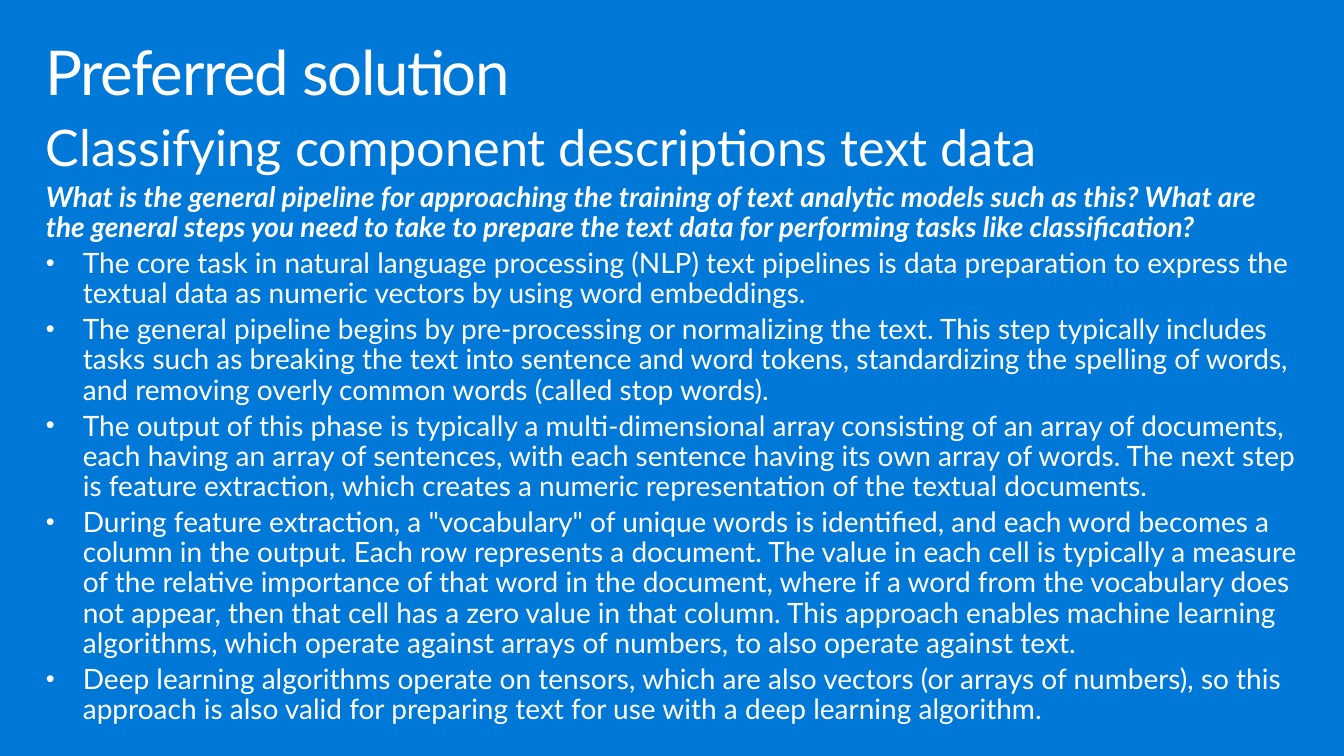
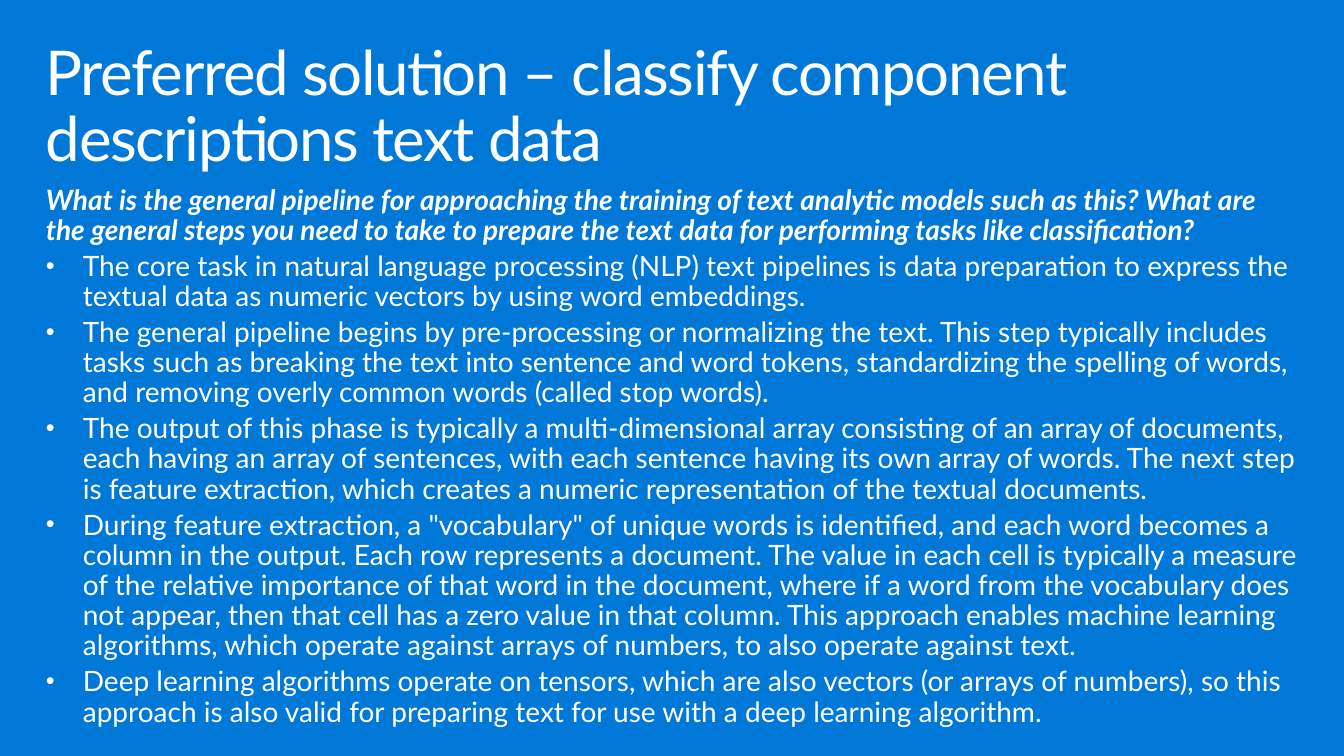
Before and after one commit to ocplatest/MCW-Machine-Learning, a slide deck: slide 17 of Whiteboard design session/WDS trainer presentation - Machine Learning.pptx. Drawn at 1344x756 pixels with LibreOffice and Linux fonts; fonts in the diff are those of the drawing. Boxes give left, top, right and bottom in pixels: in the first picture for what was removed or moved away, otherwise in the second. Text is boxed around its words. In the diff, an @@ line names an element or a change of style, - is before the commit and + after.

```diff
--- a/Whiteboard design session/WDS trainer presentation - Machine Learning.pptx
+++ b/Whiteboard design session/WDS trainer presentation - Machine Learning.pptx
@@ title at <box>46,49,1067,172</box>: text changed @@
-Preferred solution
+Preferred solution – classify component descriptions text data
@@ text at <box>46,129,1037,175</box>: paragraph removed @@
-Classifying component descriptions text data
@@ text "What is the general pipeline ...": place and size @@
-text "What is the general pipeline ..." at <box>46,129,1296,694</box>
+text "What is the general pipeline ..." at <box>46,189,1296,727</box>
```
Also in this commit, not shown: 20 other slides changed, 3 other files.
